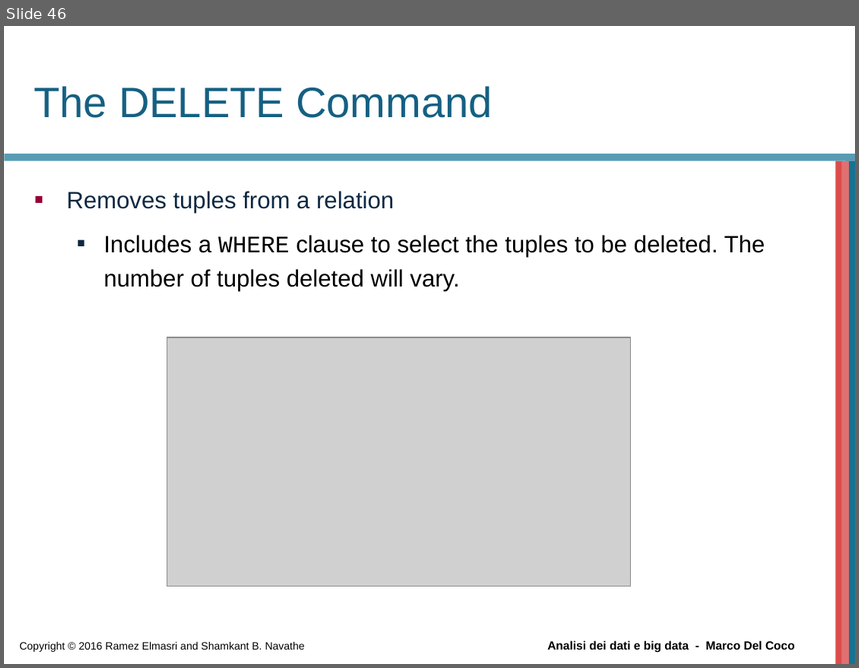
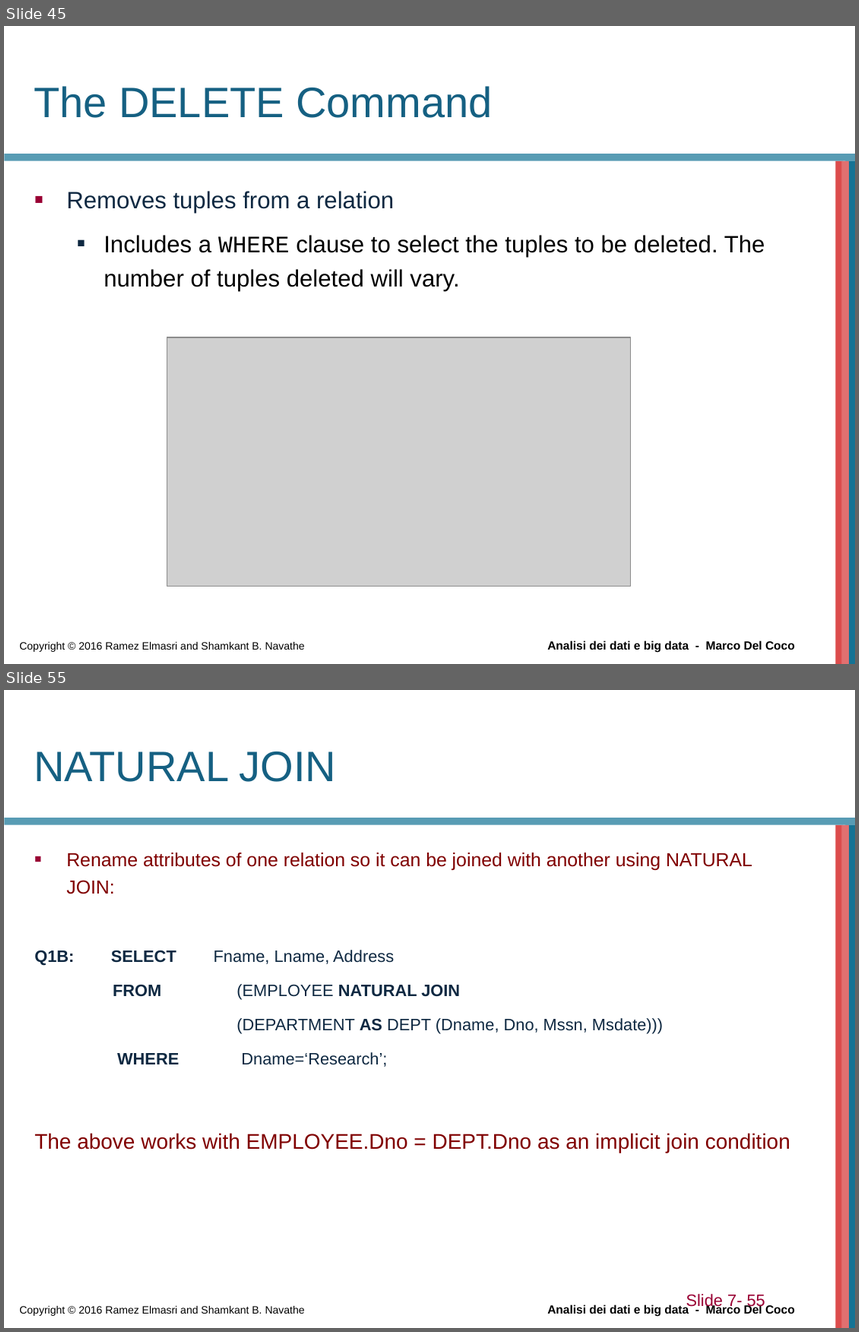
Before and after one commit to beppe2hd/AnalisiDati_BigData, a slide deck: materials/Chapter06.ppt. Shown one above the other, each under a label of ours: slide 46 before the commit, slides 45 and 55 after it; the slides between them are not shown. The pictures are 859x668 and 859x1332 pixels, drawn with LibreOffice and Linux fonts; fonts in the diff are those of the drawing; grey boxes stand for pictures; background and template pictures are left out. Boxes give left, top, right and bottom in pixels: in the first picture for what was removed or moved away, otherwise in the second. Text is boxed around its words. In the diff, an @@ line names an element or a change of style, - is before the commit and + after.

Commit message:
update join lesson

```diff
--- a/materials/Chapter06.ppt
+++ b/materials/Chapter06.ppt
@@ slide 55 added at (4, 690, 855, 1328), background #FFFFFF; not listed: 6 template elements that a slide beside it also shows @@
@@ title added at (34, 752, 336, 782), 36 pt, text #156082 @@
+NATURAL JOIN
@@ text added at (34, 853, 791, 1153), 14 pt, text #800000 @@
+■ Rename attributes of one relation so it can be joined with another using NATURAL JOIN:
+Q1B: SELECT Fname, Lname, Address
+FROM (EMPLOYEE NATURAL JOIN
+(DEPARTMENT AS DEPT (Dname, Dno, Mssn, Msdate)))
+WHERE Dname=‘Research’;
+The above works with EMPLOYEE.Dno = DEPT.Dno as an implicit join condition
@@ page number added at (686, 1294, 766, 1310), 14 pt, text #990033 @@
+Slide 7- 55
@@ what was slide 46 is now slide 45 @@
```
Also in this commit, not shown: 4 slides changed, 15 other slides added, 1 slide removed, 2 other files.
